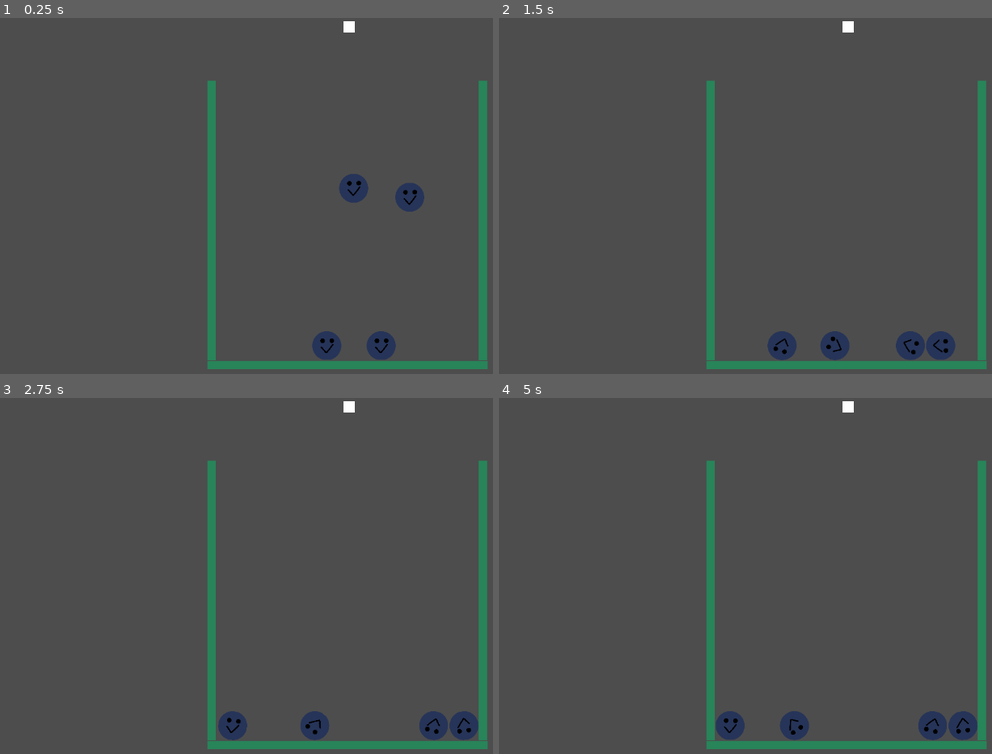
Above: before the commit, frames 1-4 (two rows, left to right).
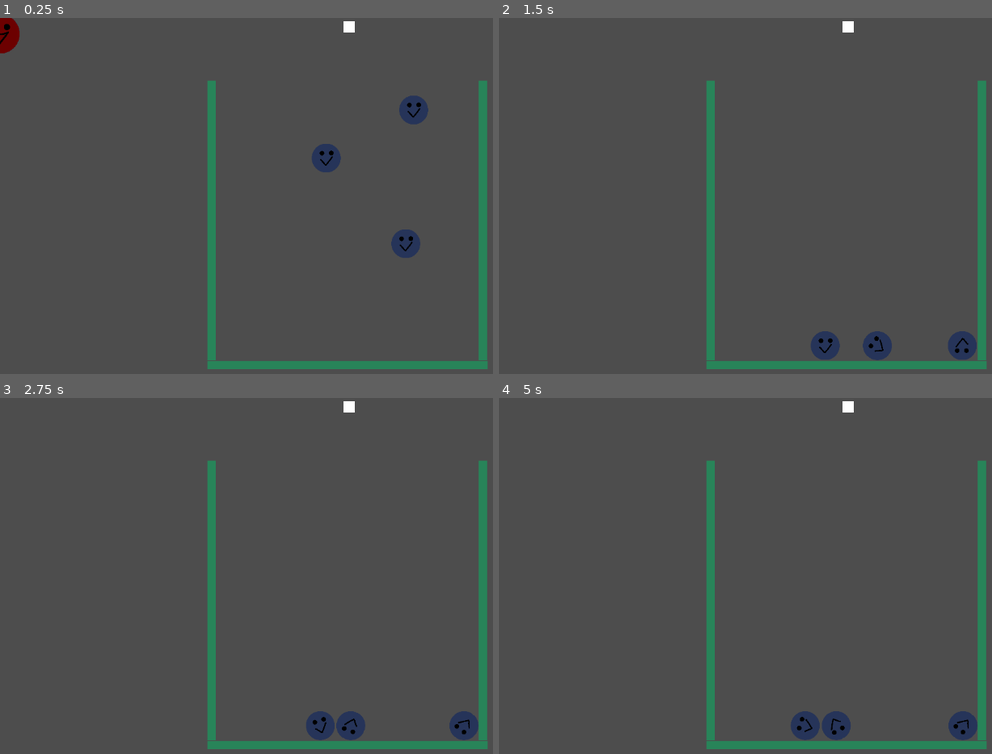
Above: after the commit, the same moments.

Repository: IsaacBowes/GameOff2023
Game: Godot game, scene res://Scenes/Main.tscn
The game is run twice, just before and just after one commit, with the same random seed, the same clock (stepped at 60 frames per second) and the same inputs.
Inputs:
- Up to frame 1 (0.25 s): no input
- Up to frame 2 (1.5 s): hold D (right) 0.53-1.28 s; tap Space (drop) at 0.6, 1.35 s; hold A (left) from 1.28 s (still down)
- Up to frame 3 (2.75 s): release A (left) at 2.03 s; hold D (right) from 2.03 s (still down); tap Space (drop) at 2.1 s
- Up to frame 4 (5 s): tap Space (drop) at 2.85, 3.6, 4.35 s; release D (right) at 3.53 s; hold A (left) from 3.53 s (still down)

The runs differ from the first frame. In frame 1, 2.9% of the frame differs, in the area x 0-87%, y 0-96%; in frame 2, 2.1%; in frame 3, 1.4%; in frame 4, 1.6%.
Error after the commit: Parse Error: Expected indented block after "if" block. (res://Scenes/Controller.gd:38)

Commit message:
Art assets

Diff:
--- a/Scenes/Controller.gd
+++ b/Scenes/Controller.gd
@@ -1,27 +1,38 @@
 extends CharacterBody2D
 
+const SPEED = 300.0
+var currentMorph = null
+var nextMorph = null
+var morphList = []
+var availableMorphs = [preload("res://Scenes/drop_1.tscn")]
+var randomMorph = RandomNumberGenerator.new()
 
-const SPEED = 300.0
-const currentMorph = null
-const nextMorph = null
+func _ready():
+	for scene in availableMorphs:
+		add_child(scene.instance())
+	spawnMorphs()
 
 
 func _physics_process(delta):
 	# Get the input direction and handle the movement/deceleration.
 	# As good practice, you should replace UI actions with custom gameplay actions.
-	var direction = Input.get_axis("ui_left", "ui_right")
+	var direction = Input.get_axis("left", "right")
 	if direction:
 		velocity.x = direction * SPEED
 	else:
 		velocity.x = move_toward(velocity.x, 0, SPEED)
 
-	#if currentMorph == null:
-		#spawnMorphs()
-	#else:
-		#if Input.get_axis("drop"):
-			#currentMorph.isSleeping = false;
+	currentMorph = morphList[0]
+	nextMorph = morphList[1]
+
+	if currentMorph == null:
+		spawnMorphs()
+	else:
+		if Input.is_action_just_released("drop"):
+			currentMorph.isSleeping = false
 
 
 	move_and_slide()
 
-#func spawnMorphs():
+func spawnMorphs():
+	if morphList.is_empty():
--- a/Scenes/Main.tscn
+++ b/Scenes/Main.tscn
@@ -1,19 +1,16 @@
 [gd_scene load_steps=7 format=3 uid="uid://bkxcrd7sbywle"]
 
-[ext_resource type="Texture2D" uid="uid://curql4wd603ly" path="res://Assets/Art/bloo.png" id="1_tmm2m"]
+[ext_resource type="PackedScene" uid="uid://iv6j7rj4xdc8" path="res://Scenes/drop_1.tscn" id="1_j5jj3"]
 [ext_resource type="Script" path="res://Scenes/Controller.gd" id="2_edyvw"]
+[ext_resource type="Texture2D" uid="uid://b47dc3vl30rj5" path="res://Assets/Art/red.png" id="3_hwmt4"]
 
 [sub_resource type="RectangleShape2D" id="RectangleShape2D_uw6cy"]
 size = Vector2(500, 15)
 
-[sub_resource type="PhysicsMaterial" id="PhysicsMaterial_orisn"]
-friction = 0.1
-bounce = 0.1
+[sub_resource type="RectangleShape2D" id="RectangleShape2D_j4rub"]
 
-[sub_resource type="CircleShape2D" id="CircleShape2D_tsfog"]
-radius = 27.0
-
-[sub_resource type="RectangleShape2D" id="RectangleShape2D_j4rub"]
+[sub_resource type="CircleShape2D" id="CircleShape2D_ljs02"]
+radius = 35.0
 
 [node name="Node2D" type="Node2D"]
 
@@ -102,52 +99,6 @@
 [node name="CollisionShape2D" type="CollisionShape2D" parent="StaticBody2D5"]
 shape = SubResource("RectangleShape2D_uw6cy")
 
-[node name="RigidBody2D" type="RigidBody2D" parent="."]
-position = Vector2(631, 276)
-physics_material_override = SubResource("PhysicsMaterial_orisn")
-
-[node name="CollisionShape2D" type="CollisionShape2D" parent="RigidBody2D"]
-shape = SubResource("CircleShape2D_tsfog")
-debug_color = Color(0, 0.596078, 0.717647, 0.419608)
-
-[node name="Sprite2D" type="Sprite2D" parent="RigidBody2D"]
-scale = Vector2(0.2, 0.2)
-texture = ExtResource("1_tmm2m")
-
-[node name="RigidBody2D4" type="RigidBody2D" parent="."]
-position = Vector2(731, 292)
-physics_material_override = SubResource("PhysicsMaterial_orisn")
-
-[node name="CollisionShape2D" type="CollisionShape2D" parent="RigidBody2D4"]
-shape = SubResource("CircleShape2D_tsfog")
-debug_color = Color(0, 0.596078, 0.717647, 0.419608)
-
-[node name="Sprite2D" type="Sprite2D" parent="RigidBody2D4"]
-scale = Vector2(0.2, 0.2)
-texture = ExtResource("1_tmm2m")
-
-[node name="RigidBody2D2" type="RigidBody2D" parent="."]
-position = Vector2(583, 569)
-
-[node name="CollisionShape2D" type="CollisionShape2D" parent="RigidBody2D2"]
-shape = SubResource("CircleShape2D_tsfog")
-debug_color = Color(0, 0.596078, 0.717647, 0.419608)
-
-[node name="Sprite2D" type="Sprite2D" parent="RigidBody2D2"]
-scale = Vector2(0.2, 0.2)
-texture = ExtResource("1_tmm2m")
-
-[node name="RigidBody2D3" type="RigidBody2D" parent="."]
-position = Vector2(680, 569)
-
-[node name="CollisionShape2D" type="CollisionShape2D" parent="RigidBody2D3"]
-shape = SubResource("CircleShape2D_tsfog")
-debug_color = Color(0, 0.596078, 0.717647, 0.419608)
-
-[node name="Sprite2D" type="Sprite2D" parent="RigidBody2D3"]
-scale = Vector2(0.2, 0.2)
-texture = ExtResource("1_tmm2m")
-
 [node name="CharacterBody2D" type="CharacterBody2D" parent="."]
 position = Vector2(623, 16)
 motion_mode = 1
@@ -168,3 +119,21 @@
 offset_bottom = 10.0
 grow_horizontal = 2
 grow_vertical = 2
+
+[node name="Drop" parent="." instance=ExtResource("1_j5jj3")]
+position = Vector2(582, 222)
+
+[node name="Drop2" parent="." instance=ExtResource("1_j5jj3")]
+position = Vector2(738, 136)
+
+[node name="Drop3" parent="." instance=ExtResource("1_j5jj3")]
+position = Vector2(724, 375)
+
+[node name="RigidBody2D" type="RigidBody2D" parent="."]
+
+[node name="Sprite2D" type="Sprite2D" parent="RigidBody2D"]
+scale = Vector2(0.2, 0.2)
+texture = ExtResource("3_hwmt4")
+
+[node name="CollisionShape2D" type="CollisionShape2D" parent="RigidBody2D"]
+shape = SubResource("CircleShape2D_ljs02")
--- /dev/null
+++ b/Scenes/drop_1.tscn
@@ -0,0 +1,22 @@
+[gd_scene load_steps=4 format=3 uid="uid://iv6j7rj4xdc8"]
+
+[ext_resource type="Texture2D" uid="uid://curql4wd603ly" path="res://Assets/Art/bloo.png" id="1_0r8a0"]
+
+[sub_resource type="PhysicsMaterial" id="PhysicsMaterial_orisn"]
+friction = 0.1
+bounce = 0.1
+
+[sub_resource type="CircleShape2D" id="CircleShape2D_tsfog"]
+radius = 27.0
+
+[node name="Drop" type="RigidBody2D"]
+position = Vector2(631, 276)
+physics_material_override = SubResource("PhysicsMaterial_orisn")
+
+[node name="CollisionShape2D" type="CollisionShape2D" parent="."]
+shape = SubResource("CircleShape2D_tsfog")
+debug_color = Color(0, 0.596078, 0.717647, 0.419608)
+
+[node name="Sprite2D" type="Sprite2D" parent="."]
+scale = Vector2(0.2, 0.2)
+texture = ExtResource("1_0r8a0")
--- a/project.godot
+++ b/project.godot
@@ -25,11 +25,13 @@
 left={
 "deadzone": 0.5,
 "events": [Object(InputEventKey,"resource_local_to_scene":false,"resource_name":"","device":-1,"window_id":0,"alt_pressed":false,"shift_pressed":false,"ctrl_pressed":false,"meta_pressed":false,"pressed":false,"keycode":0,"physical_keycode":65,"key_label":0,"unicode":97,"echo":false,"script":null)
+, Object(InputEventKey,"resource_local_to_scene":false,"resource_name":"","device":-1,"window_id":0,"alt_pressed":false,"shift_pressed":false,"ctrl_pressed":false,"meta_pressed":false,"pressed":false,"keycode":0,"physical_keycode":4194319,"key_label":0,"unicode":0,"echo":false,"script":null)
 ]
 }
 right={
 "deadzone": 0.5,
 "events": [Object(InputEventKey,"resource_local_to_scene":false,"resource_name":"","device":-1,"window_id":0,"alt_pressed":false,"shift_pressed":false,"ctrl_pressed":false,"meta_pressed":false,"pressed":false,"keycode":0,"physical_keycode":68,"key_label":0,"unicode":100,"echo":false,"script":null)
+, Object(InputEventKey,"resource_local_to_scene":false,"resource_name":"","device":-1,"window_id":0,"alt_pressed":false,"shift_pressed":false,"ctrl_pressed":false,"meta_pressed":false,"pressed":false,"keycode":0,"physical_keycode":4194321,"key_label":0,"unicode":0,"echo":false,"script":null)
 ]
 }
 
Binary file added: Assets/Art/red.png
Not shown, added: Assets/Art/red.png.import
Not shown, added: Assets/Art/.bloo.kra-autosave.kra
Not shown, added: Assets/Art/red.kra
